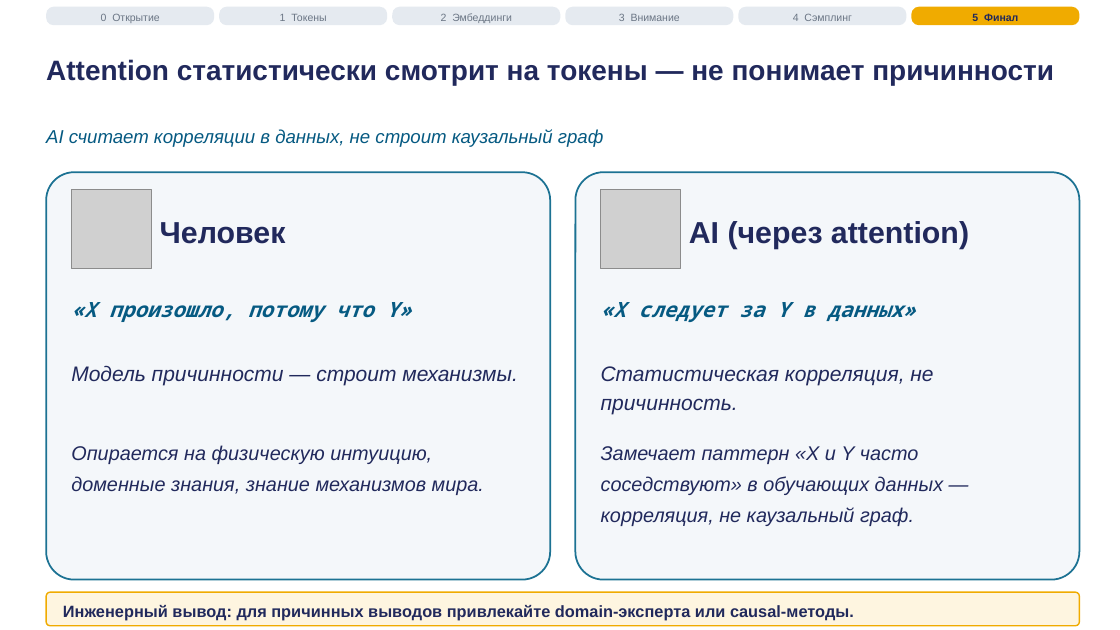
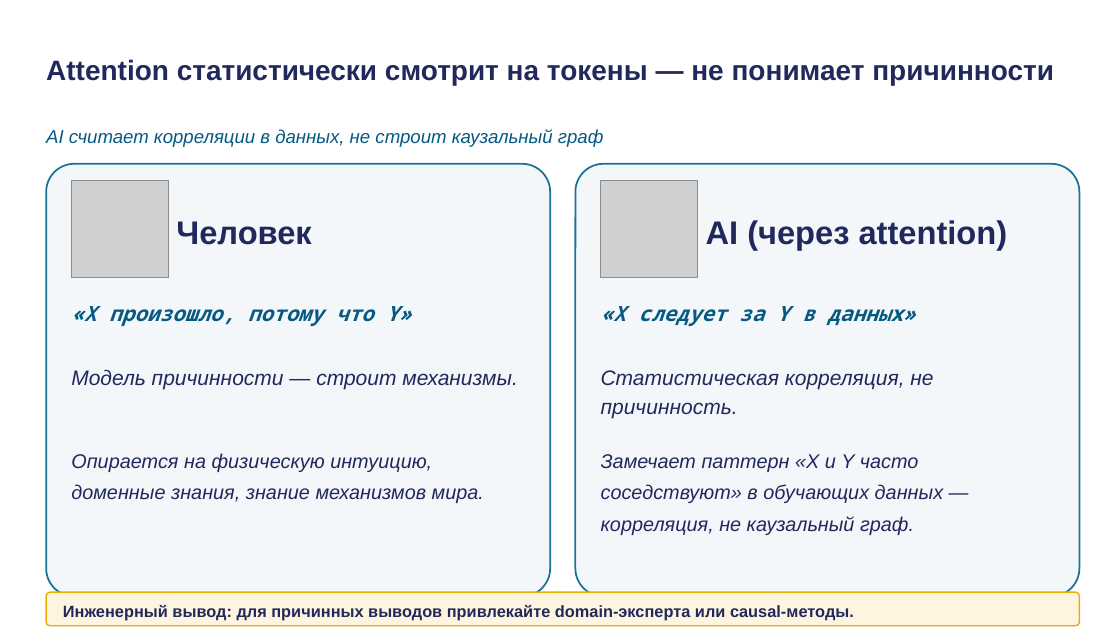
Before and after one commit to tellina-study/AI-usage-lessons, a slide deck: slide 30 of library/lectures/lec-02/rendered/lec-02.pptx (slide 26 before the commit). Drawn at 1120x630 pixels with LibreOffice and Linux fonts; fonts in the diff are those of the drawing; grey boxes stand for pictures. Boxes give left, top, right and bottom in pixels: in the first picture for what was removed or moved away, otherwise in the second. Text is boxed around its words. In the diff, an @@ line names an element or a change of style, - is before the commit and + after.

```diff
--- a/library/lectures/lec-02/rendered/lec-02.pptx
+++ b/library/lectures/lec-02/rendered/lec-02.pptx
@@ rounded rectangle removed at [46, 7, 214, 25] @@
@@ text removed at [101, 14, 159, 23] @@
-0 Открытие
@@ rounded rectangle removed at [219, 7, 387, 25] @@
@@ text removed at [280, 14, 326, 21] @@
-1 Токены
@@ rounded rectangle removed at [392, 7, 560, 25] @@
@@ text removed at [441, 13, 512, 23] @@
-2 Эмбеддинги
@@ rounded rectangle removed at [565, 7, 734, 25] @@
@@ text removed at [619, 14, 680, 21] @@
-3 Внимание
@@ rounded rectangle removed at [739, 7, 907, 25] @@
@@ text removed at [793, 14, 852, 21] @@
-4 Сэмплинг
@@ rounded rectangle removed at [912, 7, 1080, 25] @@
@@ text removed at [972, 13, 1018, 21] @@
-5 Финал
@@ rounded rectangle: place and size @@
-rounded rectangle at [46, 172, 550, 580]
+rounded rectangle at [46, 164, 550, 597]
@@ rounded rectangle at [46, 164, 550, 597]: proportions changed @@
@@ rounded rectangle at [576, 164, 1080, 597]: proportions changed @@
@@ rounded rectangle: place and size @@
-rounded rectangle at [576, 172, 1080, 580]
+rounded rectangle at [576, 164, 1080, 597]
@@ picture: place and size @@
-picture at [71, 189, 151, 269]
+picture at [71, 181, 168, 277]
@@ text "Человек": place and size @@
-text "Человек" at [160, 222, 286, 244]
+text "Человек" at [176, 221, 311, 245]
@@ text "Человек" at [176, 221, 311, 245]: size 26 to 28 pt @@
@@ picture: place and size @@
-picture at [601, 189, 681, 269]
+picture at [601, 181, 697, 277]
@@ text "AI (через attention)" at [706, 220, 1008, 250]: size 26 to 28 pt @@
@@ text "AI (через attention)": place and size @@
-text "AI (через attention)" at [689, 221, 969, 249]
+text "AI (через attention)" at [706, 220, 1008, 250]
@@ 4 texts: place and size @@
-4 texts at [71, 302, 933, 415]
+4 texts at [71, 306, 933, 419]
@@ text "Опирается на физическую интуицию, доменные ...": place and size @@
-text "Опирается на физическую интуицию, доменные ..." at [71, 445, 484, 495]
+text "Опирается на физическую интуицию, доменные ..." at [71, 453, 484, 503]
@@ text "Замечает паттерн «X и Y ...": place and size @@
-text "Замечает паттерн «X и Y ..." at [601, 446, 943, 526]
+text "Замечает паттерн «X и Y ..." at [601, 454, 943, 535]
```
Also in this commit, not shown: 25 other slides changed, 4 slides added, 8 other files.
